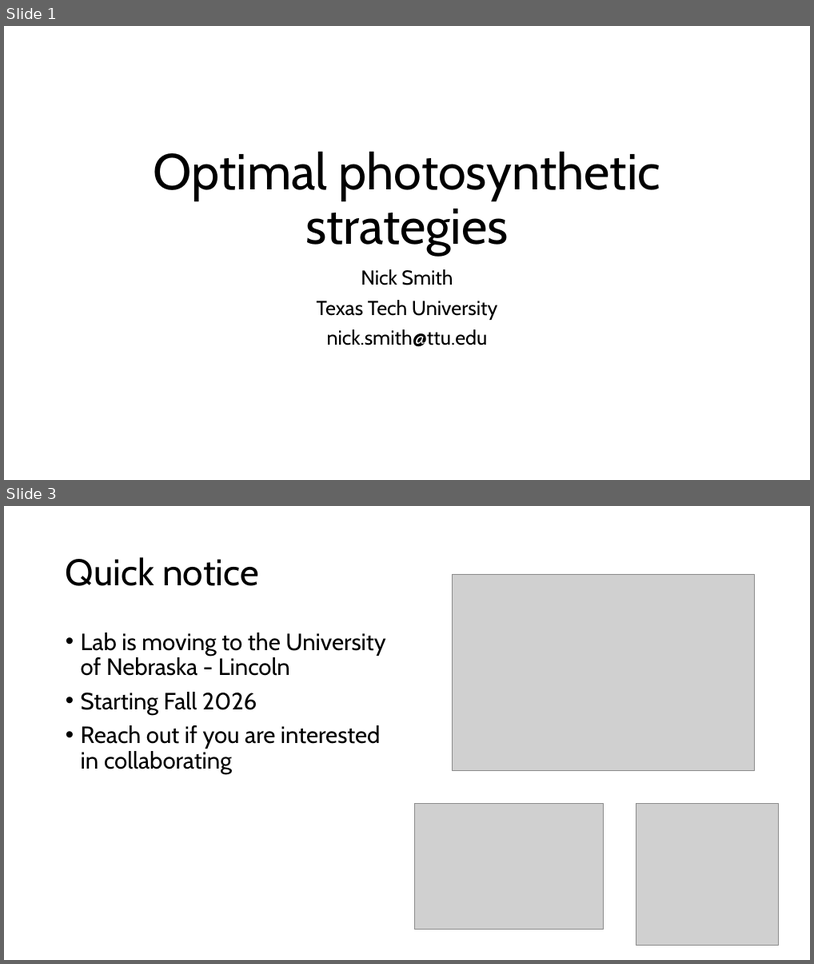
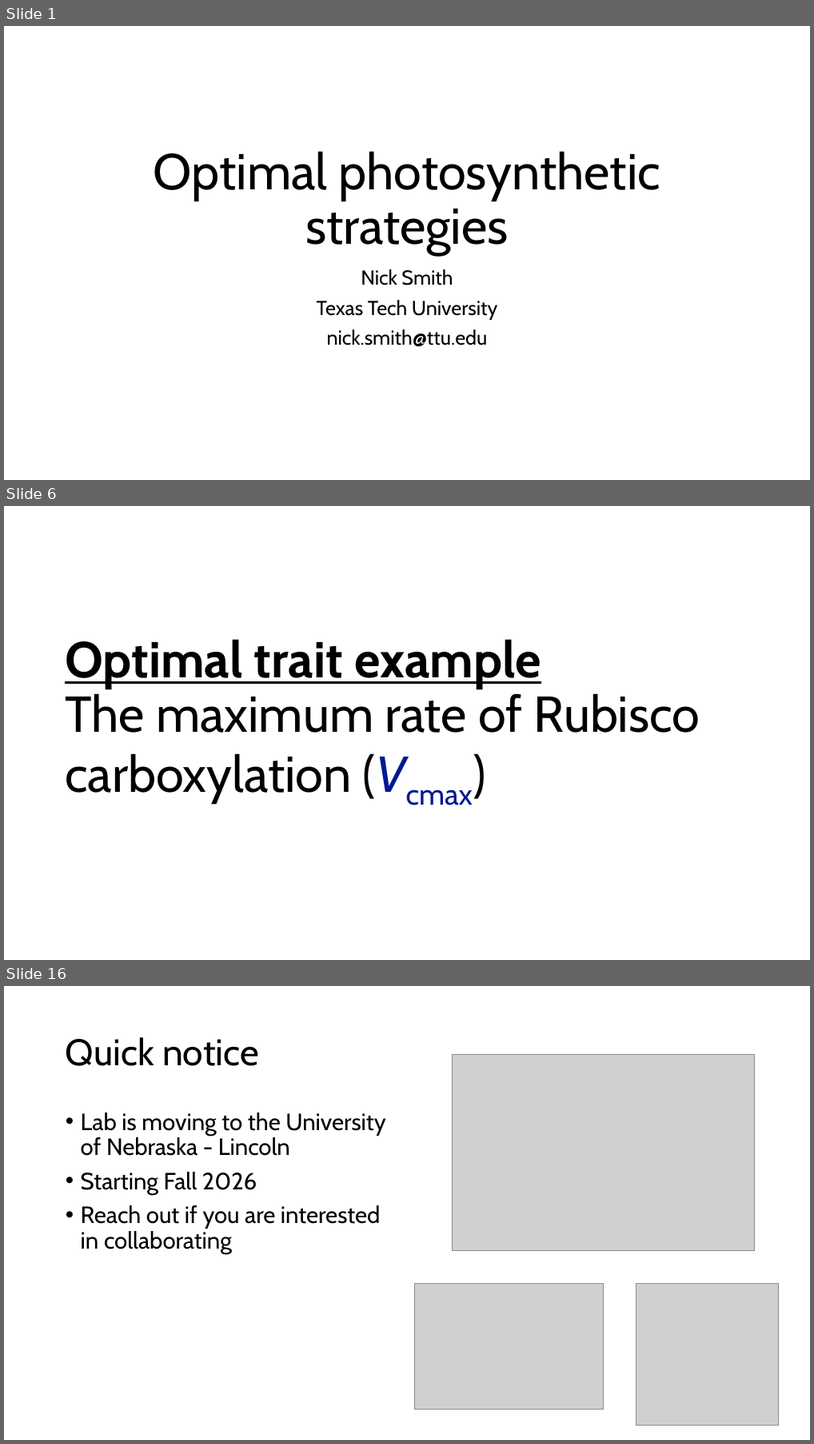
Before and after one commit to SmithEcophysLab/egu_2026, a slide deck: src/egu2026_optphoto_smith.pptx. Shown one above the other, each under a label of ours: slides 1 and 3 before the commit, slides 1, 6 and 16 after it; the slides between them are not shown. The pictures are 814x964 and 814x1444 pixels, drawn with LibreOffice and Linux fonts; fonts in the diff are those of the drawing; grey boxes stand for pictures. Boxes give left, top, right and bottom in pixels: in the first picture for what was removed or moved away, otherwise in the second. Text is boxed around its words. In the diff, an @@ line names an element or a change of style, - is before the commit and + after.

```diff
--- a/src/egu2026_optphoto_smith.pptx
+++ b/src/egu2026_optphoto_smith.pptx
@@ slide 6 added at [4,506,810,960], background #FFFFFF @@
@@ title added at [65,639,700,804], 60 pt, text #000000 @@
+Optimal trait example
+The maximum rate of Rubisco carboxylation (Vcmax)
@@ what was slide 3 is now slide 16 @@
```
Also in this commit, not shown: 13 other slides added, 1 slide removed, 1 other file.
